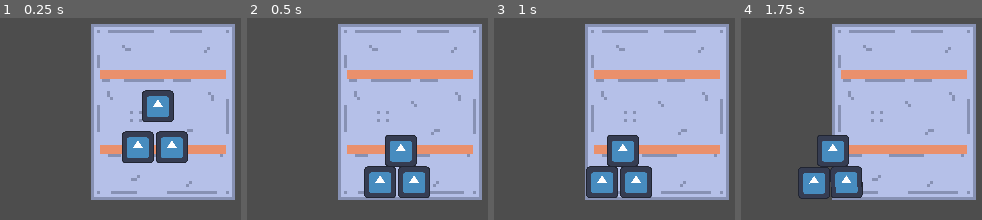
Above: before the commit, frames 1-4 (left to right).
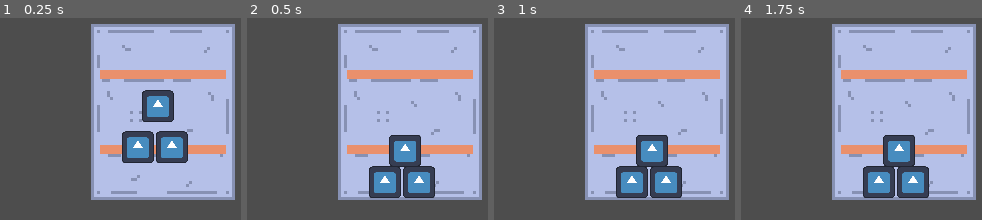
Above: after the commit, the same moments.

Repository: grace125/u-haul_u-surper
Game: Godot game, scene res://src/Container/Container.tscn
Same seed, same stepped clock (60 frames per second), same inputs: the game is played once before the commit and once after it. This scene is started directly instead of the project's main scene. The engine's default icon, where the game draws it, is replaced by a stand-in: a white triangle on a blue panel in a dark square.
Inputs:
- Up to frame 1 (0.25 s): no input
- Up to frame 2 (0.5 s): no input
- Up to frame 3 (1 s): hold Right (Right) from 0.53 s (still down)
- Up to frame 4 (1.75 s): release Right (Right) at 1.28 s; hold S (Backward) from 1.28 s (still down)

Frame 1 is identical in both runs. In frame 2, 3.4% of the frame differs, in the area x 48-79%, y 57-90%; in frame 3, 8.9%; in frame 4, 11%, in the area x 23-79%, y 57-90%.
Error before the commit: Parse Error: Expected indented block after function declaration. (res://src/Container/forces.gd:24)

Commit message:
uncommented needed code

Diff:
--- a/src/Container/Container.tscn
+++ b/src/Container/Container.tscn
@@ -36,7 +36,6 @@
 metadata/_edit_lock_ = true
 
 [node name="floor" type="StaticBody2D" parent="."]
-constant_linear_velocity = Vector2(-50, 0)
 script = ExtResource("2_xp8sk")
 metadata/_edit_lock_ = true
 
--- a/src/Container/forces.gd
+++ b/src/Container/forces.gd
@@ -22,7 +22,7 @@
 
 # Called every frame. 'delta' is the elapsed time since the previous frame.
 func _process(delta):
-	#collision_time += delta
-	#if collision_time > 1:
-	#	collision_time = 0.0
-	#	collision(Vector2(0,0))
+	collision_time += delta
+	if collision_time > 1:
+		collision_time = 0.0
+		collision(Vector2(0,0))
